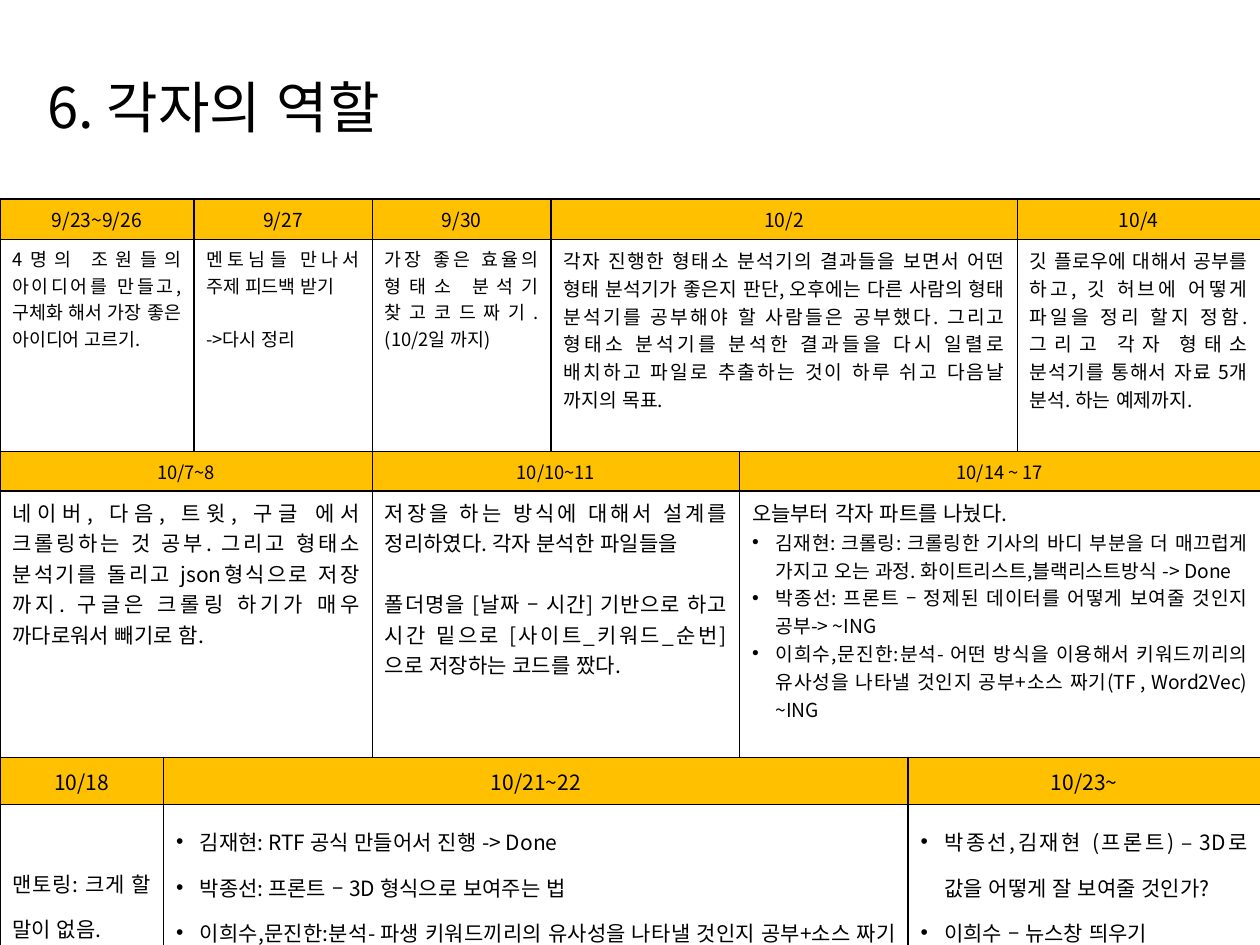
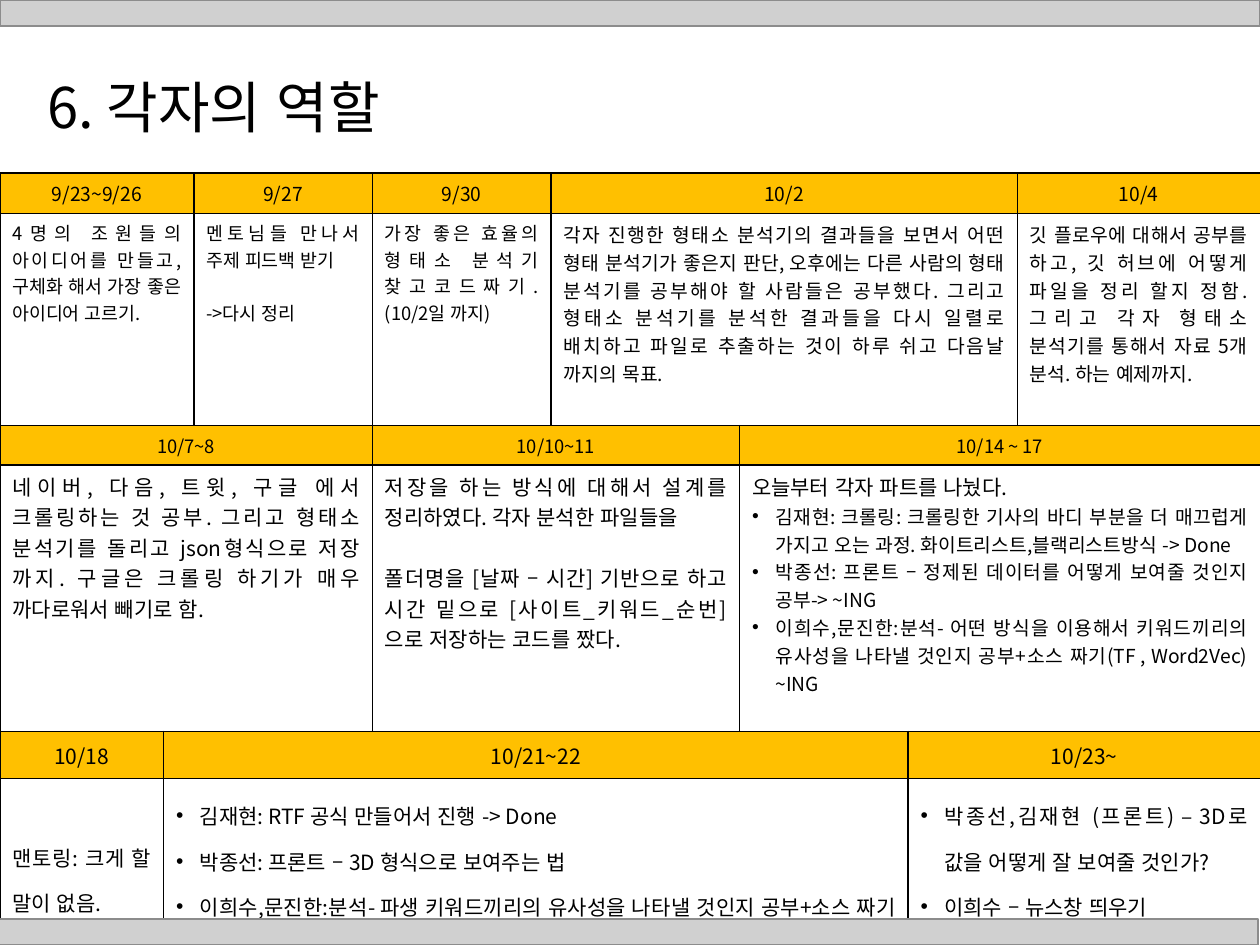
Before and after one commit to HaYongdae/issuewhatshow, a slide deck: slide 27 of doc/최종 PPT.pptx (slide 30 before the commit). Drawn at 1260x945 pixels with LibreOffice and Linux fonts; fonts in the diff are those of the drawing; grey boxes stand for pictures. Boxes give left, top, right and bottom in pixels: in the first picture for what was removed or moved away, otherwise in the second. Text is boxed around its words. In the diff, an @@ line names an element or a change of style, - is before the commit and + after.

```diff
--- a/doc/최종 PPT.pptx
+++ b/doc/최종 PPT.pptx
@@ picture added at <box>0,0,1260,26</box> @@
@@ table: place and size @@
-table at <box>0,199,1260,945</box>
+table at <box>0,173,1260,924</box>
@@ picture added at <box>0,919,1259,945</box> @@
```
Also in this commit, not shown: 25 other slides changed, 1 slide added, 4 slides removed.
